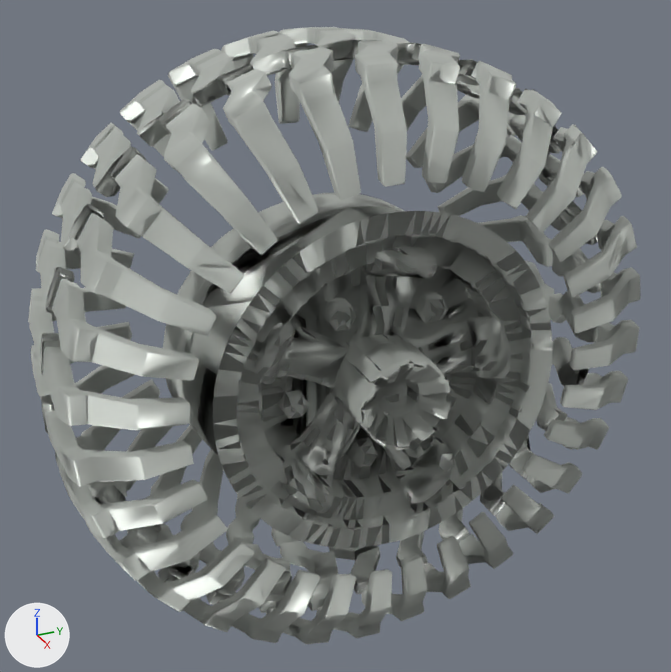
The glTF model assets/defender/hub_rf.gltf as it was, and as the next commit left it.
Both versions are drawn from a 50 mm camera at (1.178, -0.534, 0.592) aimed at (0.006, -0.006, 0.006). The axes (+X, +Y, +Z) are drawn at lower left. The lights are the same throughout. The first picture is the older version.

Before the edit, the objects in view are built like this:
```python
me_hub_rf = bpy.data.meshes.new('hub_rf')
me_hub_rf.from_pydata(...)  # 8833 vertices, 19254 faces; spans x -0.218..0.243, y -0.446..0.448, z -0.444..0.445
me_hub_rf.materials.append(mat_hub_rf_mat)  # light grey #c4c8c2
ob_hub_rf = bpy.data.objects.new('hub_rf', me_hub_rf)
ob_hub_rf.location = (0.0, 0.0, 0.0)
```
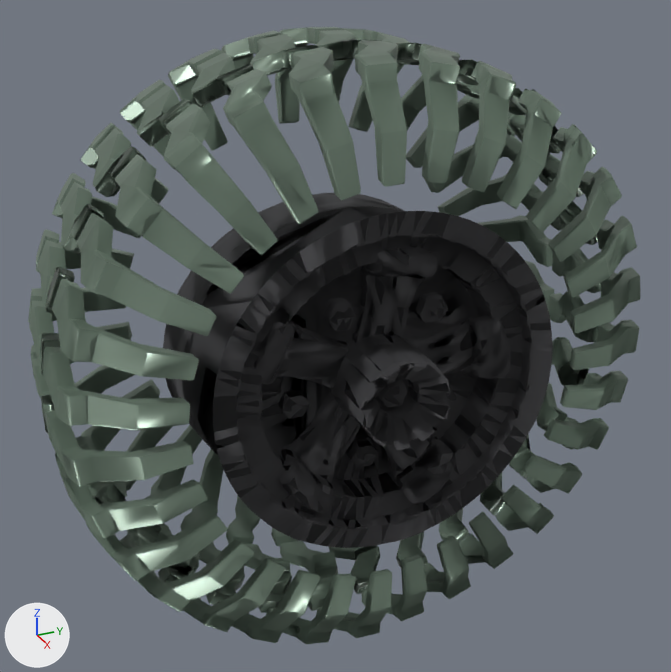
Pixel boxes (x1, y1, x2, y2) of what changed, in the pictures (671 x 672 px):
part 1 of me_hub_rf, cut back
    both: (240, 237, 522, 518)
part 2 of me_hub_rf, recoloured (light grey to grey)
    both: (28, 27, 640, 644)
part 3 of me_hub_rf, recoloured (light grey to dark grey)
    both: (213, 211, 553, 548)
part 4 of me_hub_rf, recoloured
    both: (278, 292, 459, 467)
part 5 of me_hub_rf, recoloured (light grey to dark grey)
    both: (254, 246, 511, 514)
part 6 of me_hub_rf, recoloured (light grey to dark grey)
    both: (163, 193, 404, 455)

Edits to the bpy script that builds the scene:
```text
Add mat_material__1980:
    mat_material__1980 = principled_material('Material #1980')
    mat_material__1980.base_color = (0.075, 0.075, 0.08)  # dark grey #4d4d50
    mat_material__1980.metallic = 0.55
    mat_material__1980.roughness = 0.72
Add mat_material__1981:
    mat_material__1981 = principled_material('Material #1981')
    mat_material__1981.base_color = (0.075, 0.075, 0.08)  # dark grey #4d4d50
    mat_material__1981.metallic = 0.55
    mat_material__1981.roughness = 0.72
Add mat_material__1961:
    mat_material__1961 = principled_material('Material #1961')
    mat_material__1961.base_color = (0.075, 0.075, 0.08)  # dark grey #4d4d50
    mat_material__1961.metallic = 0.55
    mat_material__1961.roughness = 0.72
Add mat_material__1982:
    mat_material__1982 = principled_material('Material #1982')
    mat_material__1982.base_color = (0.075, 0.075, 0.08)  # dark grey #4d4d50
    mat_material__1982.metallic = 0.55
    mat_material__1982.roughness = 0.72
Add mat_material__1979:
    mat_material__1979 = principled_material('Material #1979')
    mat_material__1979.base_color = (0.16, 0.22, 0.17)  # grey #6f8173
    mat_material__1979.metallic = 0.35
    mat_material__1979.roughness = 0.34
Change me_hub_rf:
    used by ob_hub_rf; location = (0.0, 0.0, 0.0)
    remove me_hub_rf.from_pydata(...)  # 8833 vertices, 19254 faces; spans x -0.218..0.243, y -0.446..0.448, z -0.444..0.445
    add me_hub_rf.from_pydata(...)  # 9026 vertices, 19276 faces; spans x -0.218..0.243, y -0.446..0.448, z -0.444..0.445
    me_hub_rf part 1: 5 vertices moved within x 0.113..0.169, y -0.143..0.122, z -0.178..0.175; 159 vertices removed from x 0.111..0.2, y -0.184..0.174, z -0.178..0.187; 352 vertices added at x 0.109..0.2, y -0.187..0.178, z -0.18..0.189
    me_hub_rf part 2: 10751 faces spanning x -0.218..0.219, y -0.446..0.448, z -0.444..0.445 switch from mat_hub_rf_mat (light grey #c4c8c2) to mat_material__1979 (grey #6f8173)
    me_hub_rf part 3: 3047 faces spanning x 0.111..0.243, y -0.253..0.248, z -0.251..0.251 switch from mat_hub_rf_mat (light grey #c4c8c2) to mat_material__1980 (dark grey #4d4d50)
    me_hub_rf part 4: 584 faces spanning x 0.098..0.204, y -0.142..0.134, z -0.145..0.118 switch from mat_hub_rf_mat (light grey #c4c8c2) to mat_material__1981 (dark grey #4d4d50)
    me_hub_rf part 5: 2428 faces spanning x 0.108..0.196, y -0.195..0.187, z -0.198..0.198 switch from mat_hub_rf_mat (light grey #c4c8c2) to mat_material__1982 (dark grey #4d4d50)
    me_hub_rf part 6: 626 faces spanning x -0.181..0.006, y -0.255..0.263, z -0.262..0.205 switch from mat_hub_rf_mat (light grey #c4c8c2) to mat_material__1961 (dark grey #4d4d50)
```
